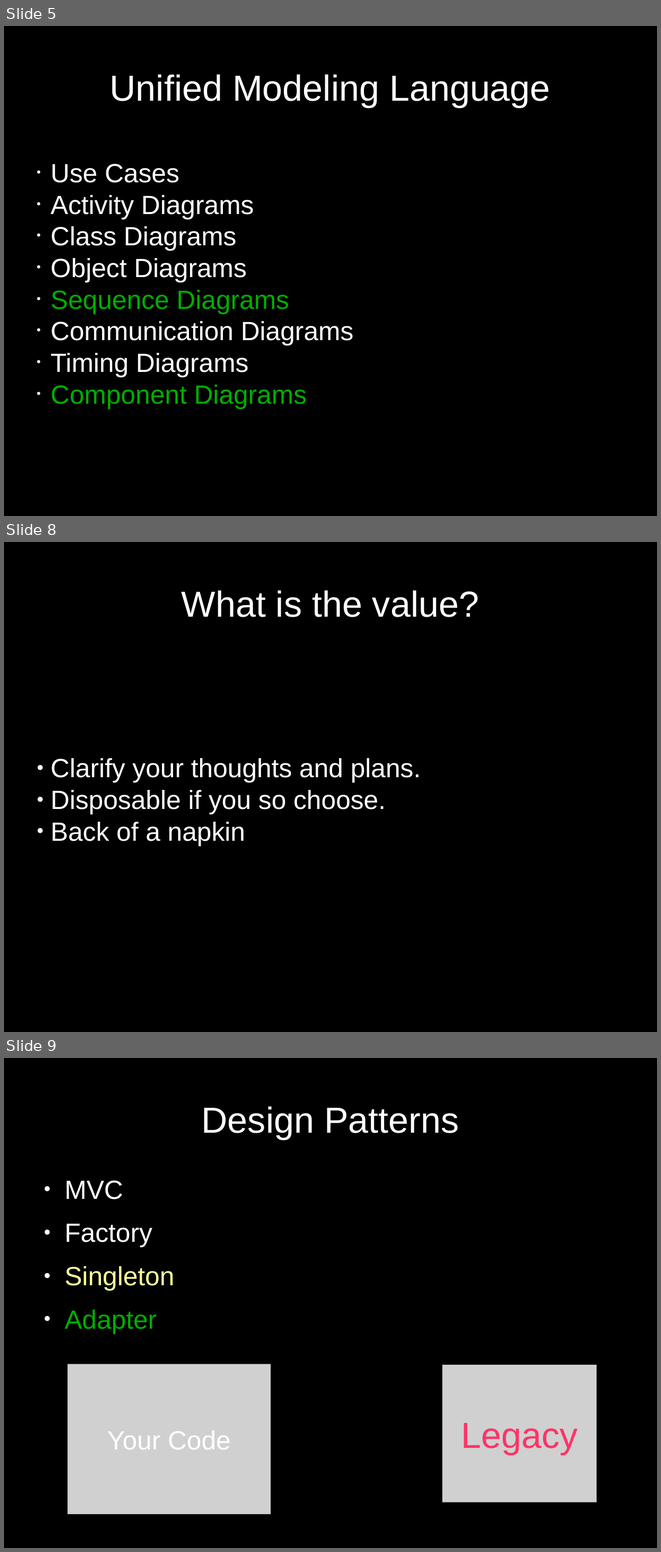
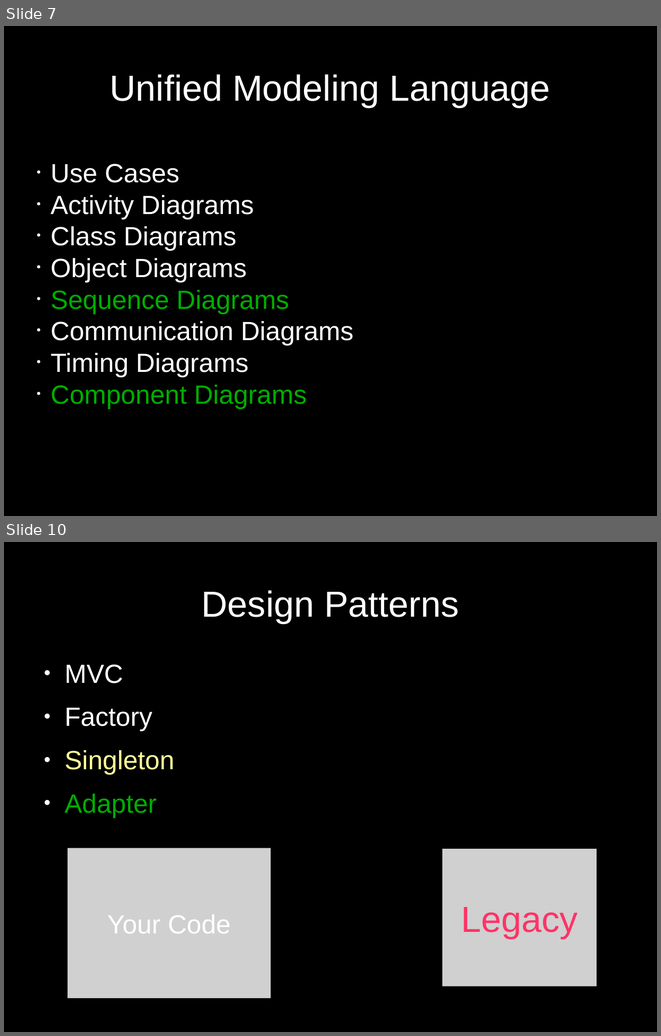
Before and after one commit to ChrisLynch42/presentations, a slide deck: codepalousa/legacy_code/coudepalousa.odp. Shown one above the other, each under a label of ours: slides 5, 8 and 9 before the commit, slides 7 and 10 after it; the slides between them are not shown. The pictures are 661x1552 and 661x1036 pixels, drawn with LibreOffice and Linux fonts; fonts in the diff are those of the drawing; grey boxes stand for pictures. Boxes give left, top, right and bottom in pixels: in the first picture for what was removed or moved away, otherwise in the second. Text is boxed around its words. In the diff, an @@ line names an element or a change of style, - is before the commit and + after.

```diff
--- a/codepalousa/legacy_code/coudepalousa.odp
+++ b/codepalousa/legacy_code/coudepalousa.odp
@@ slide 8 removed at bbox=[4, 542, 657, 1032], background #000000 @@
@@ title removed at bbox=[182, 590, 479, 617] @@
-What is the value?
@@ subtitle removed at bbox=[51, 758, 421, 846] @@
-● Clarify your thoughts and plans.
-● Disposable if you so choose.
-● Back of a napkin
@@ what was slide 5 is now slide 7 @@
@@ what was slide 9 is now slide 10 @@
```
Also in this commit, not shown: 6 slides changed, 4 slides added, 2 other slides removed.
